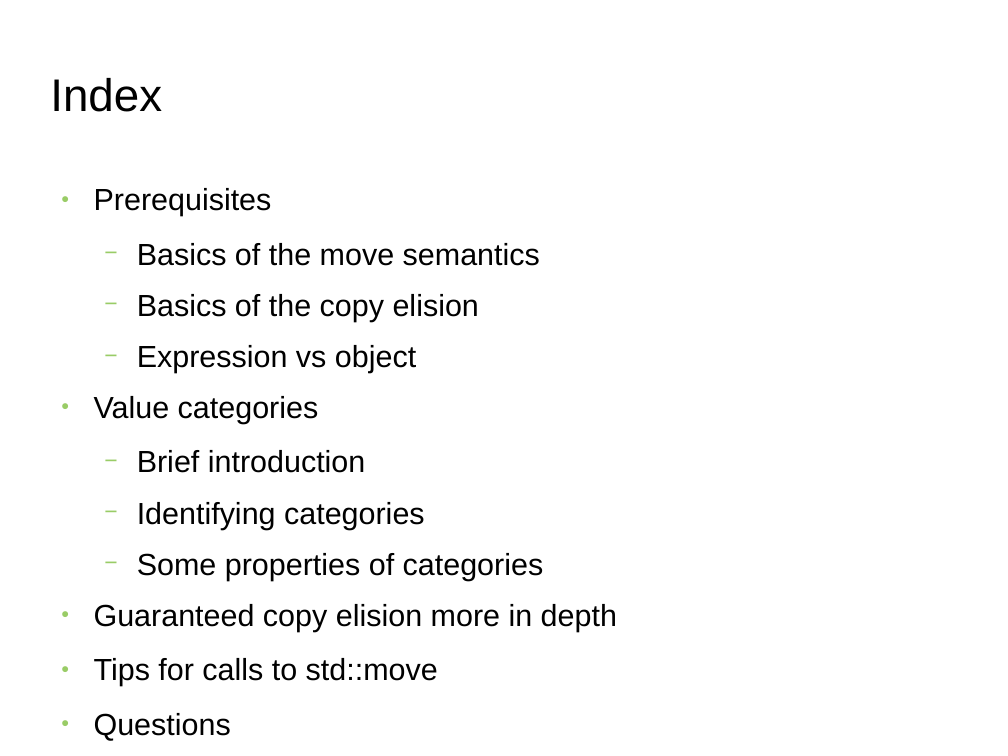
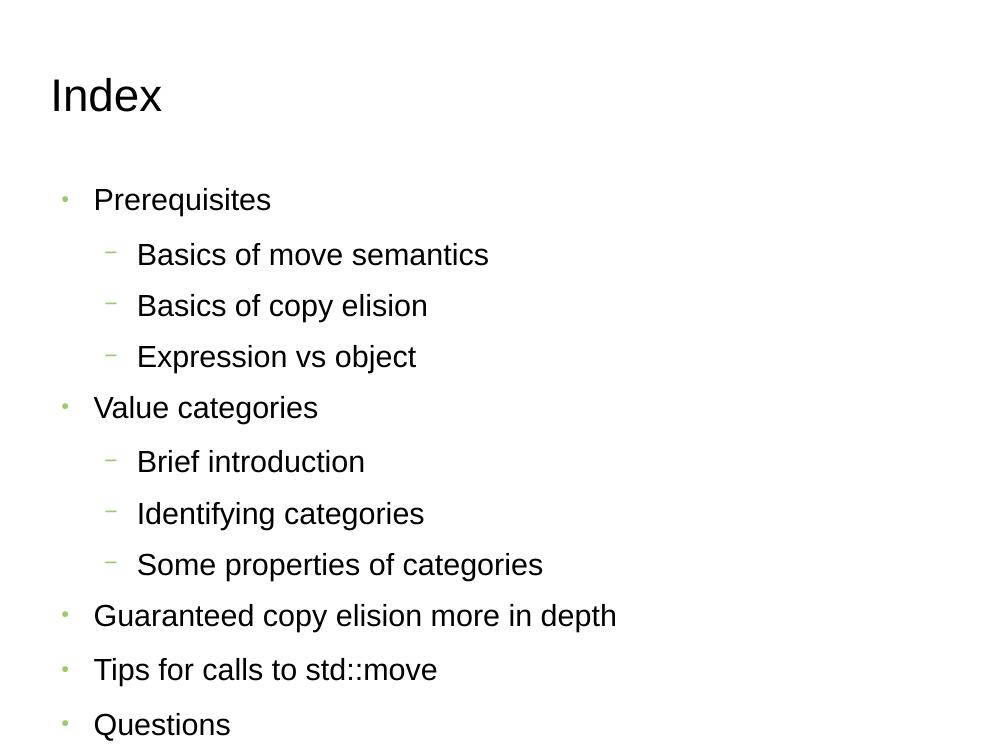
Before and after one commit to FranckRJ/CPP-trainings, a slide deck: slide 2 of traning-move.odp. Drawn at 1008x756 pixels with LibreOffice and Linux fonts; fonts in the diff are those of the drawing; background and template pictures are left out. Boxes give left, top, right and bottom in pixels: in the first picture for what was removed or moved away, otherwise in the second. Text is boxed around its words. In the diff, an @@ line names an element or a change of style, - is before the commit and + after.

```diff
--- a/traning-move.odp
+++ b/traning-move.odp
@@ text at [137,243,489,322]: text changed @@
-  − Basics of the move semantics
-  − Basics of the copy elision
+  − Basics of move semantics
+  − Basics of copy elision
```
Also in this commit, not shown: 3 other slides changed.
